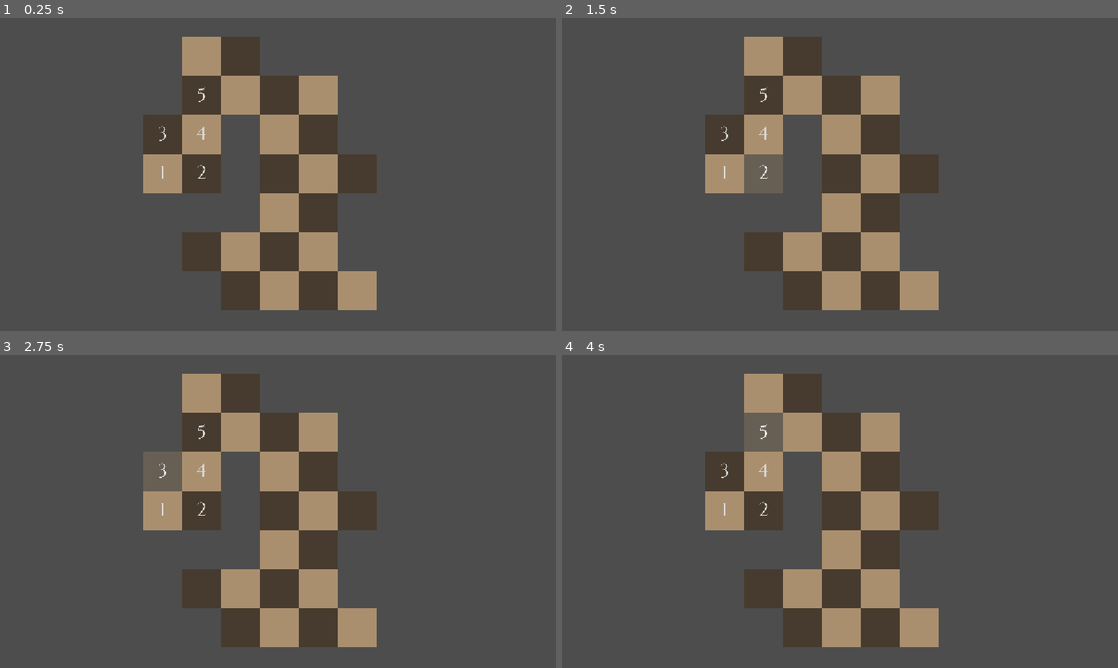
Above: before the commit, frames 1-4 (two rows, left to right).
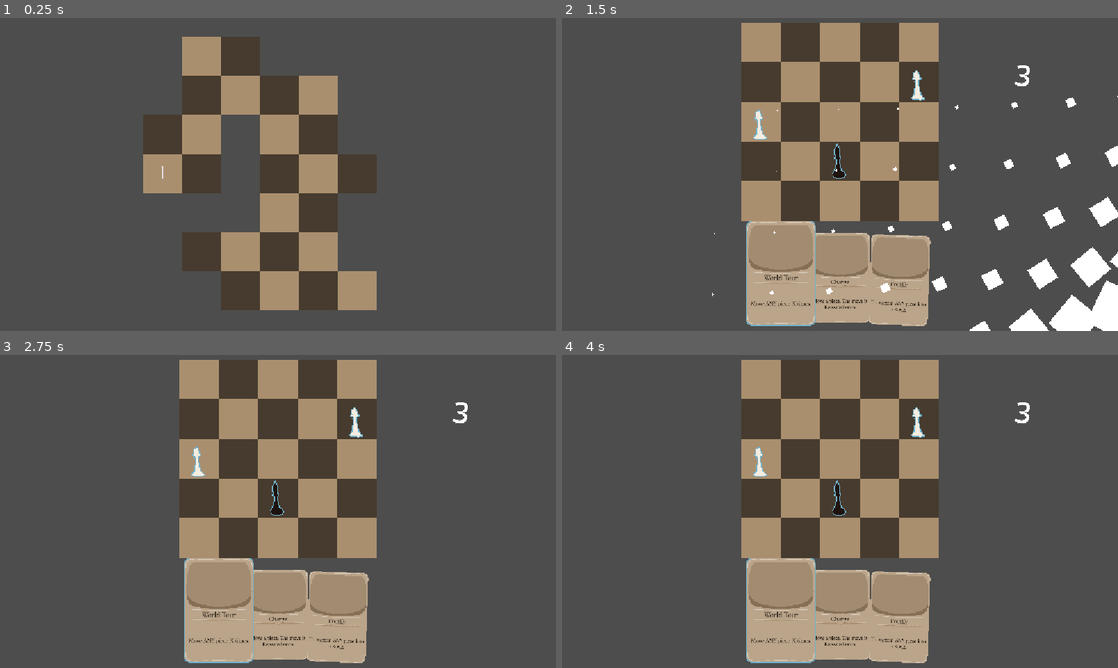
Above: after the commit, the same moments.

Repository: yourname3/gmtk-2026
Game: Godot game, scene res://level_select/level_select.tscn
The game is run twice, just before and just after one commit, with the same random seed, the same clock (stepped at 60 frames per second) and the same inputs. This scene is started directly instead of the project's main scene.
Inputs (mouse positions are in pixels of both pictures, inside the frame that each line leads up to):
- Up to frame 1 (0.25 s): no input
- Up to frame 2 (1.5 s): click "1" at 0.5 s; click (762, 174) at 1.25 s, where only the run before the commit has a clickable "2"
- Up to frame 3 (2.75 s): click (161, 470) at 2 s, where only the run before the commit has a clickable "3"
- Up to frame 4 (4 s): click (762, 470) at 2.75 s, where only the run before the commit has a clickable "4"; click (762, 433) at 3.5 s, where only the run before the commit has a clickable "5"

The runs differ from the first frame. In frame 1, less than 0.1% of the frame differs, in the area x 28-37%, y 22-52%; in frame 2, 29%, in the area x 25-100%, y 1-100%; in frame 3, 25%; in frame 4, 25%.

Commit message:
implement scene transition + some level select logic

Diff:
--- a/global.gd
+++ b/global.gd
@@ -2,3 +2,17 @@
 class_name TheGlobal
 
 var save_data: SaveData = SaveData.new()
+
+var level_names: Array[StringName] = [
+	&"levels/transform_rook.tscn",
+	&"levels/sacrifice_bishop_staredown.tscn",
+]
+
+func load_level(index: int) -> void:
+	if index < 0 or index >= level_names.size():
+		index = 0
+
+	var level := level_names[index]
+	ResourceLoader.load_threaded_request(level) # Kick off the request before scene transition
+
+	SceneTransition.change_scene_to_path(level)
--- a/level_select/level_select_button.gd
+++ b/level_select/level_select_button.gd
@@ -11,7 +11,7 @@
 	text = str(number + 1)
 	if Engine.is_editor_hint(): return
 
-
+	pressed.connect(func(): Global.load_level(number))
 
 func _process(delta: float) -> void:
 	if Engine.is_editor_hint():
--- a/project.godot
+++ b/project.godot
@@ -23,6 +23,7 @@
 
 SignalBus="*uid://dwgar66fbo30"
 Global="*uid://dchfhr1jy61vy"
+SceneTransition="*uid://ccbmp2rmp8rwi"
 
 [display]
 
--- a/save_data.gd
+++ b/save_data.gd
@@ -1,4 +1,4 @@
 extends Resource
 class_name SaveData
 
-@export var completed_levels: Dictionary[int, bool] = {3: true}
+@export var completed_levels: Dictionary[int, bool] = {}
--- /dev/null
+++ b/scene_transition/scene_transition.gd
@@ -0,0 +1,55 @@
+extends CanvasLayer
+class_name TheSceneTransition
+
+var next_scene: StringName = &"<avail>"
+
+const COLOR_ONE = Color("#aa8f6f")
+const COLOR_TWO = Color("#463b2e")
+
+func change_scene_to_path(path: StringName) -> void:
+	if next_scene != &"<avail>":
+		return
+
+	var size = get_viewport().get_visible_rect().size
+
+	var x = 64
+	var xi: int = 0
+	while x - 64 < size.x:
+		var y = 64
+		var yi: int = 0
+		while y - 64 < size.y:
+			var square: SceneTransitionSquare = preload("res://scene_transition/scene_transition_square.tscn").instantiate()
+			square.position = Vector2(x, y)
+			square.delay = float(xi + yi) * 0.02
+			square.rotation_degrees = -45 + float(xi + yi) * -5
+			# square.region_rect.position.x = 256 * ((xi + yi) % 2)
+			square.modulate = COLOR_ONE if ((xi + yi) % 2) == 0 else COLOR_TWO
+			add_child(square)
+			y += 128
+			yi += 1
+		x += 128
+		xi += 1
+
+	var node = null
+
+	for child in get_children():
+		while not child.done:
+			await get_tree().process_frame
+
+		if node == null:
+			var try: PackedScene = ResourceLoader.load_threaded_get(path)
+			if try != null:
+				node = try.instantiate()
+
+	if node == null:
+		print("later load")
+		node = load(path).instantiate()
+	#var try = ResourceLoader.load_threaded_get(path)
+	#if try == null:
+		#print("no threaded get")
+		#try = load(path)
+	get_tree().change_scene_to_node(node)
+	await get_tree().create_timer(0.2, true).timeout
+
+	for child in get_children():
+		child.second_anim()
--- /dev/null
+++ b/scene_transition/scene_transition.tscn
@@ -0,0 +1,6 @@
+[gd_scene format=3 uid="uid://ccbmp2rmp8rwi"]
+
+[ext_resource type="Script" uid="uid://b2fcmjyj0n057" path="res://scene_transition/scene_transition.gd" id="1_1tgxw"]
+
+[node name="CanvasLayer" type="CanvasLayer" unique_id=193476499]
+script = ExtResource("1_1tgxw")
--- /dev/null
+++ b/scene_transition/scene_transition_square.gd
@@ -0,0 +1,40 @@
+extends Sprite2D
+class_name SceneTransitionSquare
+
+var delay: float = 0.0
+var done: bool = false
+var my_color: Color = Color.WHITE
+
+var rot: float = 0
+
+func _ready() -> void:
+	scale = Vector2.ZERO
+	#rotation_degrees = -45
+	rot = rotation
+
+	my_color = modulate
+	#modulate = my_color.darkened(0.5)
+
+	var final_pos = position
+	position -= Vector2(256, 128)
+
+	var tween := create_tween()
+	tween.tween_interval(delay)
+	tween.tween_property(self, ^"scale", 0.5 * Vector2.ONE, 0.2).set_ease(Tween.EASE_IN)#.set_trans(Tween.TRANS_CUBIC)
+	tween.parallel().tween_property(self, ^"rotation", 0, 0.2).set_ease(Tween.EASE_IN)#.set_trans(Tween.TRANS_CUBIC)
+	tween.parallel().tween_property(self, ^"position", final_pos, 0.2).set_ease(Tween.EASE_IN)
+
+	#tween.parallel().tween_property(self, ^"modulate", my_color, 0.25)
+	#tween.parallel().tween_interval(0.05)
+	#tween.tween_property(self, ^"modulate", Color.WHITE, 0.15)
+	tween.tween_callback(func(): done = true)
+	tween.tween_property(self, ^"modulate", Color.WHITE, 0.2).set_ease(Tween.EASE_OUT).set_trans(Tween.TRANS_CUBIC)
+
+func second_anim() -> void:
+	var tween := create_tween()
+	tween.tween_interval(delay)
+	tween.tween_property(self, ^"scale", Vector2.ZERO, 0.3).set_ease(Tween.EASE_OUT).set_trans(Tween.TRANS_CUBIC)
+	tween.parallel().tween_property(self, ^"rotation", -rot, 0.3).set_ease(Tween.EASE_OUT).set_trans(Tween.TRANS_CUBIC)
+	#tween.parallel().tween_property(self, ^"modulate", Color.WHITE, 0.5).set_ease(Tween.EASE_OUT).set_trans(Tween.TRANS_CUBIC)
+	tween.parallel().tween_property(self, ^"position", position + Vector2(256, 128), 0.3).set_ease(Tween.EASE_OUT).set_trans(Tween.TRANS_CUBIC)
+	tween.tween_callback(queue_free)
--- /dev/null
+++ b/scene_transition/scene_transition_square.tscn
@@ -0,0 +1,11 @@
+[gd_scene format=3 uid="uid://bbwlltidqr0ka"]
+
+[ext_resource type="Texture2D" uid="uid://dir55g7id30e3" path="res://scene_transition/white_square.png" id="1_ffqbk"]
+[ext_resource type="Script" uid="uid://bacost4p0aq8b" path="res://scene_transition/scene_transition_square.gd" id="2_ffqbk"]
+
+[node name="SceneTransitionSquare" type="Sprite2D" unique_id=2053347105]
+scale = Vector2(0.5, 0.5)
+texture = ExtResource("1_ffqbk")
+region_enabled = true
+region_rect = Rect2(256, 0, 256, 256)
+script = ExtResource("2_ffqbk")
Not shown, added: scene_transition/scene_transition.gd.uid
Not shown, added: scene_transition/scene_transition_square.gd.uid
Binary file added: scene_transition/white_square.png
Not shown, added: scene_transition/white_square.png.import
